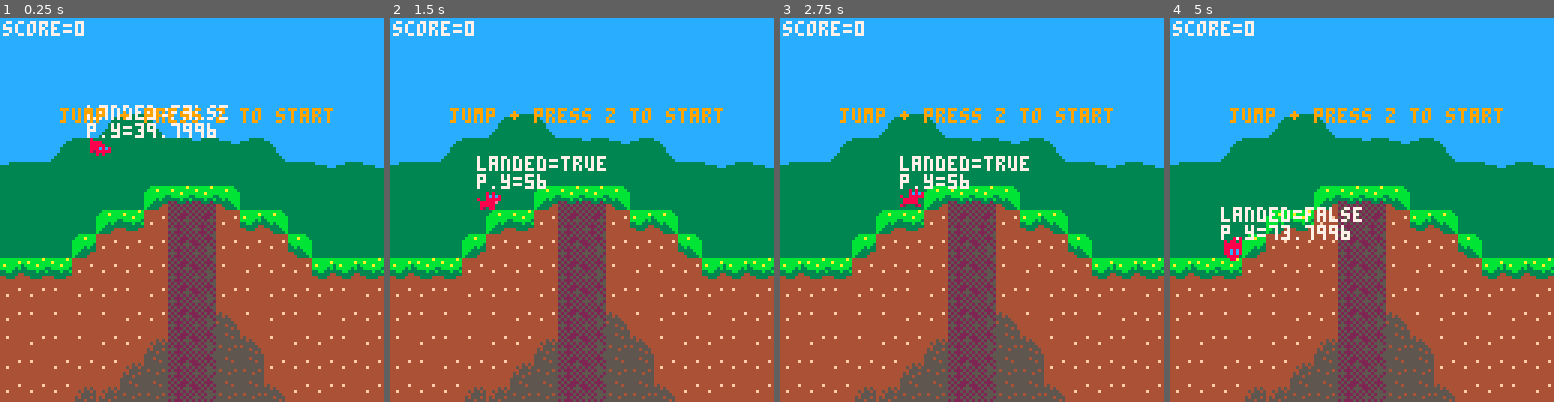
Above: before the commit, frames 1-4 (left to right).
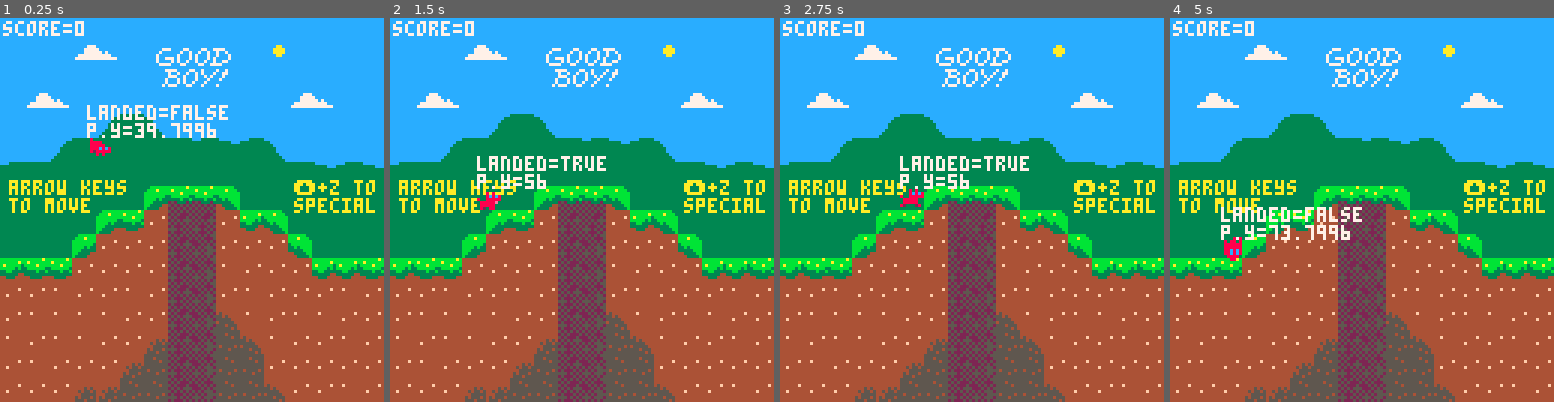
Above: after the commit, the same moments.

Repository: phf5kw/GoodBoy
Game: PICO-8 cartridge game1.p8
The game is run twice, just before and just after one commit, with the same random seed, the same clock (stepped at 60 frames per second) and the same inputs.
Inputs:
- Up to frame 1 (0.25 s): no input
- Up to frame 2 (1.5 s): tap O (Z key) at 0.7 s
- Up to frame 3 (2.75 s): hold Right 1.6-2.1 s; tap O (Z key) at 1.7, 2.1, 2.5 s; hold Up 2.15-2.42 s; hold Right from 2.47 s (still down)
- Up to frame 4 (5 s): tap O (Z key) every 0.4 s from 2.9 to 4.9 s; release Right at 3.03 s; hold Left 3.08-3.58 s; hold Right 4.02-4.68 s; hold Up from 4.73 s (still down)

The runs differ from the first frame. In frame 1, 4.1% of the frame differs, in the area x 2-98%, y 7-51%; in frame 2, 4.0%; in frame 3, 4.1%; in frame 4, 4.1%.

Commit message:
title fixes

Diff:
--- a/game1.p8
+++ b/game1.p8
@@ -66,9 +66,13 @@
 function game_draw()
 	cls()
 	map(0,0)
+	print("arrow keys",3,54,10)
+	print("to move",3,60,10)
+	print("⬆️+z to",98,54,10)
+	print("special",98,60,10)
 	spr(player.sp,player.x,player.y,1,1,player.flp)
 	print_update()
-	print("jump + press z to start",20,30,9)
+
 end
 
 function game_update()
@@ -438,21 +442,21 @@
 00000000aaaaaae00aaaaae00aaaaa000aaaaaaaaaaaaa000aaaa000a90009a00a9aaaaa0aaaaaaa0aacaca00aacaca000eeee00000eee20a00aa00000000000
 000000000aaaaa000aaaaa00a90009a00aaaa0000aaaaa0000a0900000000000000a0a00aaaaaa0000aaaa0000acaca0000eee20000002000a0000a000000000
 000000000a90aa000a90aa00000000000a90a0000a90aa000000000000000000000000000a90aa00000aa000000aaa0000000200000000000000aa0000000000
-ccc333333ccccccc33333333cccccccccccccccccccccccccccccccccccccccc0000000000000000bbbbbbabbbbbbbbbbbbbbbabbbbbbb330000000000000000
-3333333333333ccc33333333cccccccccccccccccccccccccccccccccccccccc0000000000000000babbbbbbbbbbbbabbabbbbbbbbbabbb30000000000000000
-333333333333333333333333cccccccccccccccccccccccccccccccccccccccc0000000000000000bbbbabbbbabbbbb3bbbbabbbbbbbbbbb0000000000000000
-333333333333333333333333cccccccccccccccccccccccccccccccccccccccc00000000000000003bbbbbb3bbbbb3b33bbbbbb33bbbbbbb0000000000000000
-333333333333333333333333cccccccccccccccccccccccccccccccccccccccc00000000000000003333b33b33bb33333333b33b33b3bbbb0000000000000000
-333333333333333333333333cccccccccccccccccccccccccccccccccccccccc000000000000000025233323333333443333333333333bbb0000000000000000
-333333333333333333333333cccccccccccccccccccccccccccccccccccccccc0000000000000000525252524433344444333344443333bb0000000000000000
-333333333333333333333333cccccccccccccccccccccccccccccccccccccccc00000000000000002525252544444444444444444443333b0000000000000000
+ccc333333ccccccc33333333cccccccccccccccccccccccccccccccccccccccccccccccc00000000bbbbbbabbbbbbbbbbbbbbbabbbbbbb330000000000000000
+3333333333333ccc33333333ccccccccccccccccccccccccccccccccccccc777cccccccc00000000babbbbbbbbbbbbabbabbbbbbbbbabbb30000000000000000
+333333333333333333333333cccccc777cccc77cccc77cc7777ccccccccc77777ccccccc00000000bbbbabbbbabbbbb3bbbbabbbbbbbbbbb0000000000000000
+333333333333333333333333ccccc7cccccc7cc7cc7cc7cc7cc7cccccccc777777c7cccc000000003bbbbbb3bbbbb3b33bbbbbb33bbbbbbb0000000000000000
+333333333333333333333333cccc7cccccc7ccc7c7ccc7cc7ccc7ccccc77777777777ccc000000003333b33b33bb33333333b33b33b3bbbb0000000000000000
+333333333333333333333333cccc7cc777c7ccc7c7ccc7c7cccc7cccc77777777777777c0000000025233323333333443333333333333bbb0000000000000000
+333333333333333333333333cccc7cccc7c7cc7cc7cc7cc7cc77cccccccccccccccccccc00000000525252524433344444333344443333bb0000000000000000
+333333333333333333333333ccccc7777ccc77cccc77cc7777cccccccccccccccccccccc000000002525252544444444444444444443333b0000000000000000
 cccccccccccccccccccccccccccccccccccccccccccccccccccccccccccccccc000000000000000045454545444444444444444433bbbbbb0000000000000000
-33cccccccccccc33cccccccccccccccccccccccccccccccccccccccccccccccc00000000000000005454545444444444444444443bbbabbb0000000000000000
-333cccccccccc333cccccccccccccccccccccccccccccccccccccccccccccccc000000000000000045454545444444f444f44444bbbbbbbb0000000000000000
-3333cccccccc3333cccccccccccccccccccccccccccccccccccccccccccccccc0000000000000000545454544444444444444444bbbbbbb30000000000000000
-3333cccccccc3333cccccccccccccccccccccccccccccccccccccccccccccccc00000000000000004545454544f4444444444444bbbb3b330000000000000000
-33333cccccc33333cccccccccccccccccccccccccccccccccccccccccccccccc0000000000000000545454544444444444444444bbb333330000000000000000
-333333cccc333333cccccccccccccccccccccccccccccccccccccccccccccccc0000000000000000454545454444444444444444bb3333440000000000000000
+33cccccccccccc33ccccccccccccccc7777cccc77cc7cccc7cc7ccccccccaacc00000000000000005454545444444444444444443bbbabbb0000000000000000
+333cccccccccc333cccccccccccccccc7cc7cc7cc7c7ccc7cc77cccccccaaaac000000000000000045454545444444f444f44444bbbbbbbb0000000000000000
+3333cccccccc3333cccccccccccccccc777cc7ccc7cc7c7ccc7ccccccccaaaac0000000000000000545454544444444444444444bbbbbbb30000000000000000
+3333cccccccc3333ccccccccccccccc7ccc7c7ccc7ccc7ccc7ccccccccccaacc00000000000000004545454544f4444444444444bbbb3b330000000000000000
+33333cccccc33333ccccccccccccccc7ccc7c7cc7ccc7ccccccccccccccccccc0000000000000000545454544444444444444444bbb333330000000000000000
+333333cccc333333cccccccccccccc7c777ccc77ccc7cccc7ccccccccccccccc0000000000000000454545454444444444444444bb3333440000000000000000
 3333333cc3333333cccccccccccccccccccccccccccccccccccccccccccccccc0000000000000000545454544444444444444444b33334440000000000000000
 44444444444444440004444444444000555555555555554544455555555554441000011000000000010010000000000000000000100000000001010100000000
 44444444444444440044444444444400545555555545555544455455545544440001111000000000000110000000000000000000100000000000001010000000
@@ -553,12 +557,12 @@
 0001010000010000000000000808100000010100000100000000000020204000000000000000000000000703030300000000000000000000000000030303000003030303030307070000000000000000030303030303070700000000000000000303030300000707000000000000000001010101000007070000000000000000
 0000000000000000000000000000000000000000000000000000000000000000000000000000000000000000000000000000000000000000000000000000000000000000000000000000000000000000000000000000000000000000000000000000000000000000000000000000000000000000000000000000000000000000
 __map__
-2323232323232323232323232323232350505252525252646550515253525252505052525252526465527677525252520000000000000000000000000000000000000000000000000000000000000000000000000000000000000000000000000000000000000000000000000000000000000000000000000000000000000000
-2323232323232323232323232323232350444544454445747544444545444550504445444544457475447677454445500000000000000000000000000000000000000000000000000000000000000000000000000000000000000000000000000000000000000000000000000000000000000000000000000000000000000000
-23232323232323232323233223232323474c4d4e4f494d6a6a4e4f494a4e4f46474c4d4e4f494d6a6a4e4f494a4e4f460000000000000000000000000000000000000000000000000000000000000000000000000000000000000000000000000000000000000000000000000000000000000000000000000000000000000000
-23232323232323232323232323232323475c5d5e5f595d5e6a5e5f595a6d6e46475c5d5e5f595d5e6a5e5f595a6d6e460000000000000000000000000000000000000000000000000000000000000000000000000000000000000000000000000000000000000000000000000000000000000000000000000000000000000000
-23232323312230232323232323232323476c6d6e6f4b4c486d6e6f4c6d7d7e46476c6d6e6f4b4c486d6e6f4c6d7d7e460000000000000000000000000000000000000000000000000000000000000000000000000000000000000000000000000000000000000000000000000000000000000000000000000000000000000000
-23233122222222222021203023232323577c7d7e7f5b5c587d7e7f697d7e6e56577c7d7e7f5b5c587d7e7f697d7e6e560000000000000000000000000000000000000000000000000000000000000000000000000000000000000000000000000000000000000000000000000000000000000000000000000000000000000000
+3232323232323232323232323232323250505252525252646550515253525252505052525252526465527677525252520000000000000000000000000000000000000000000000000000000000000000000000000000000000000000000000000000000000000000000000000000000000000000000000000000000000000000
+3232322728322324252632373232323250444544454445747544444545444550504445444544457475447677454445500000000000000000000000000000000000000000000000000000000000000000000000000000000000000000000000000000000000000000000000000000000000000000000000000000000000000000
+32323232323233343536323232323232474c4d4e4f494d6a6a4e4f494a4e4f46474c4d4e4f494d6a6a4e4f494a4e4f460000000000000000000000000000000000000000000000000000000000000000000000000000000000000000000000000000000000000000000000000000000000000000000000000000000000000000
+32272832323232323232323227283232475c5d5e5f595d5e6a5e5f595a6d6e46475c5d5e5f595d5e6a5e5f595a6d6e460000000000000000000000000000000000000000000000000000000000000000000000000000000000000000000000000000000000000000000000000000000000000000000000000000000000000000
+32323232312230323232323232323232476c6d6e6f4b4c486d6e6f4c6d7d7e46476c6d6e6f4b4c486d6e6f4c6d7d7e460000000000000000000000000000000000000000000000000000000000000000000000000000000000000000000000000000000000000000000000000000000000000000000000000000000000000000
+32323122222222222021203032323232577c7d7e7f5b5c587d7e7f697d7e6e56577c7d7e7f5b5c587d7e7f697d7e6e560000000000000000000000000000000000000000000000000000000000000000000000000000000000000000000000000000000000000000000000000000000000000000000000000000000000000000
 20222222222222222222222222212021475c5d5e5f6b6c68696a5e796d6e7e56475c5d5e5f6b6c68696a5e796d6e7e560000000000000000000000000000000000000000000000000000000000000000000000000000000000000000000000000000000000000000000000000000000000000000000000000000000000000000
 2222222222223d2a2a2d222222222222576a6d6e6f4d4e78797a6e694b7e7f56576a6d6e6f4d4e78797a6e694b7e7f560000000000000000000000000000000000000000000000000000000000000000000000000000000000000000000000000000000000000000000000000000000000000000000000000000000000000000
 222222223d2c3b76763b2b2d22222222476a7d7e4a5d5e4a4b4c7e795b4e4f56476a7d7e4a5d5e4a4b4c7e795b4e4f560000000000000000000000000000000000000000000000000000000000000000000000000000000000000000000000000000000000000000000000000000000000000000000000000000000000000000
